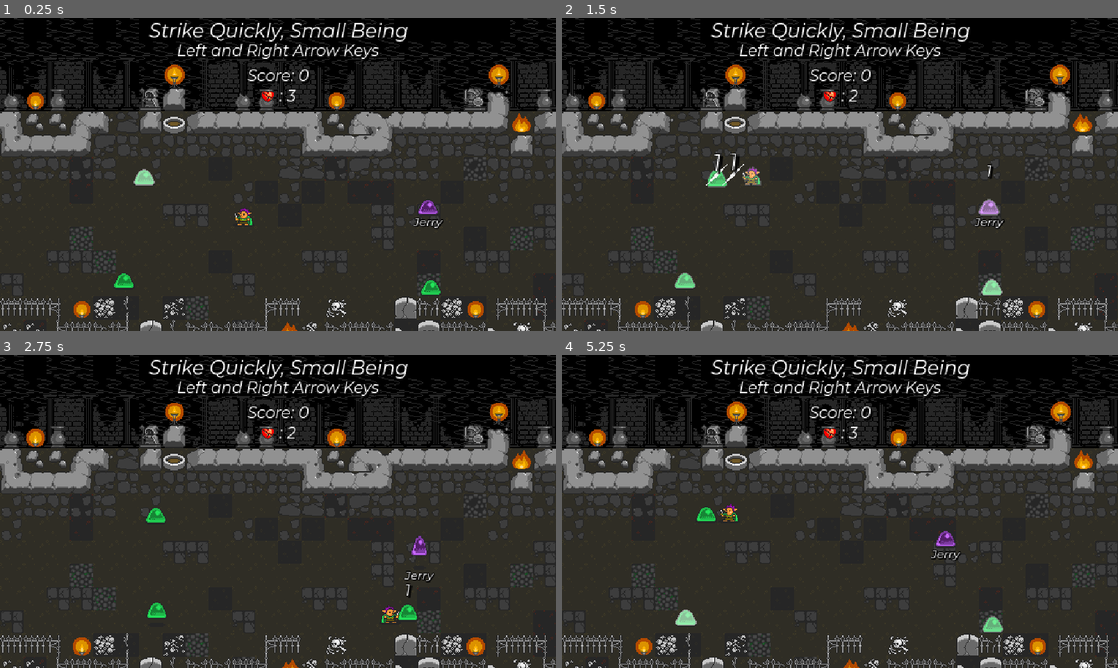
Above: before the commit, frames 1-4 (two rows, left to right).
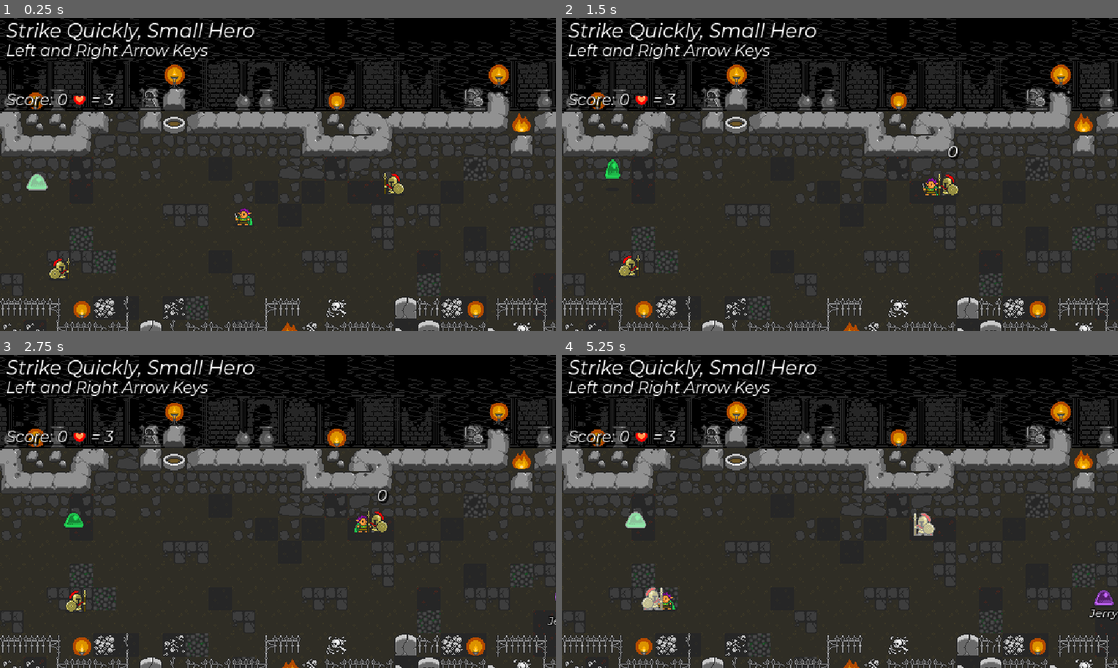
Above: after the commit, the same moments.

Repository: nuzcraft/beat-m-up
Game: Godot game, scene res://scenes/world/world.tscn
Two runs of this game, one before a commit and one after it. Both use one fixed random seed, a clock stepped at 60 frames per second and the inputs below.
Inputs:
- Up to frame 1 (0.25 s): no input
- Up to frame 2 (1.5 s): tap Enter at 0.5 s; hold Right (ui_right) 0.53-1.28 s; hold Left (ui_left) from 1.28 s (still down)
- Up to frame 3 (2.75 s): release Left (ui_left) at 2.03 s; hold Right (ui_right) from 2.03 s (still down)
- Up to frame 4 (5.25 s): release Right (ui_right) at 3.53 s; hold Left (ui_left) from 3.53 s (still down)

The runs differ from the first frame. In frame 1, 4.2% of the frame differs, in the area x 1-80%, y 1-89%; in frame 2, 13%, in the area x 0-100%, y 0-100%; in frame 3, 4.4%; in frame 4, 4.8%.

Commit message:
added shield knight

Diff:
--- a/project.godot
+++ b/project.godot
@@ -10,7 +10,7 @@
 
 [application]
 
-config/name="stike quickly, small being"
+config/name="stike quickly, small hero"
 run/main_scene="res://scenes/world/world.tscn"
 config/features=PackedStringArray("4.1", "GL Compatibility")
 config/icon="res://icon.svg"
--- a/scenes/actor/actor.gd
+++ b/scenes/actor/actor.gd
@@ -53,6 +53,7 @@
 		dead = true
 	animationPlayer.play("take_damage")
 	immuneTimer.start()
+	return amount
 
 func _on_animation_player_animation_finished(anim_name):
 	if anim_name == "jump" or anim_name == "take_damage":
--- a/scenes/actor/enemy/enemy.gd
+++ b/scenes/actor/enemy/enemy.gd
@@ -1,8 +1,11 @@
 extends Actor
 class_name Enemy
 
+signal died(pts)
+signal attack(actor, target)
+
+@export var target: Actor
 @export var points: int = 100
-signal died(pts)
 
 func die():
 	super()
--- /dev/null
+++ b/scenes/actor/enemy/shield_knight/shield_knight.gd
@@ -0,0 +1,88 @@
+extends Enemy
+class_name ShieldKnight
+
+@export var move_speed: int
+
+@onready var walkingTimer = $WalkingTimer
+@onready var preAttackTimer = $PreAttackTimer
+@onready var attackTimer = $AttackTimer
+
+var effect_scene = preload("res://scenes/effect/effect.tscn")
+
+enum {
+	WALKING,
+	PRE_ATTACK,
+	ATTACK
+}
+
+var state = WALKING
+
+func _ready():
+	super()
+
+func _process(delta):
+	super(delta)
+
+	set_flip_h(global_position.x < target.global_position.x)
+
+	match state:
+		WALKING: walking_state(delta)
+		PRE_ATTACK: pre_attack_state(delta)
+		ATTACK: attack_state(delta)
+
+func walking_state(delta):
+	var new_global_pos: Vector2 = global_position.move_toward(target.global_position, delta * move_speed)
+	var diff = new_global_pos - global_position
+	global_position = new_global_pos
+	if global_position.distance_to(target.global_position) < 15:
+		target.global_position += diff
+
+func pre_attack_state(delta):
+	# literally just here to take damage
+	pass
+
+func attack_state(delta):
+	var all_effects = get_tree().get_nodes_in_group("effect")
+	if all_effects.size() < 5:
+		var effect = effect_scene.instantiate()
+		add_child(effect)
+		randomize()
+		var x_pos = global_position.x
+		if get_flip_h():
+			x_pos += randf() * 24 + 12
+		else:
+			x_pos += -randf() * 24 - 12
+		var y_pos = -randf() * 24 + global_position.y
+		effect.global_position = Vector2(x_pos, y_pos)
+		effect.z_index = target.z_index + 1
+		effect.flip_h(get_flip_h())
+		effect.play("attack_3")
+
+	if global_position.distance_to(target.global_position) <= 24:
+		attack.emit(self, target)
+
+func take_damage(amount: int):
+	if state == PRE_ATTACK:
+		health -= amount
+		if health <= 0:
+			dead = true
+		animationPlayer.play("take_damage")
+		immuneTimer.start()
+		return amount
+	else:
+		return 0
+
+func _on_walking_timer_timeout():
+	preAttackTimer.start()
+	animationPlayer.play("pre_attack")
+	state = PRE_ATTACK
+
+func _on_pre_attack_timer_timeout():
+	attackTimer.start()
+	animationPlayer.stop()
+	animationPlayer.play("RESET")
+	state = ATTACK
+
+func _on_attack_timer_timeout():
+	walkingTimer.start()
+	state = WALKING
--- /dev/null
+++ b/scenes/actor/enemy/shield_knight/shield_knight.tscn
@@ -0,0 +1,233 @@
+[gd_scene load_steps=14 format=3 uid="uid://du3c4sggl587r"]
+
+[ext_resource type="PackedScene" uid="uid://dey3vrrqpebvc" path="res://scenes/actor/enemy/enemy.tscn" id="1_uep73"]
+[ext_resource type="Script" path="res://scenes/actor/enemy/shield_knight/shield_knight.gd" id="2_kmqjf"]
+[ext_resource type="Shader" path="res://scenes/actor/actor.gdshader" id="2_mkpqr"]
+[ext_resource type="Texture2D" uid="uid://gg61tcxp0wm4" path="res://assets/sprites/oryx_16bit_fantasy_creatures_trans.png" id="4_6gu5s"]
+
+[sub_resource type="ShaderMaterial" id="ShaderMaterial_sosec"]
+resource_local_to_scene = true
+shader = ExtResource("2_mkpqr")
+shader_parameter/whitening = 0.0
+
+[sub_resource type="AtlasTexture" id="AtlasTexture_rouve"]
+atlas = ExtResource("4_6gu5s")
+region = Rect2(360, 144, 24, 24)
+
+[sub_resource type="AtlasTexture" id="AtlasTexture_g3ame"]
+atlas = ExtResource("4_6gu5s")
+region = Rect2(360, 120, 24, 24)
+
+[sub_resource type="SpriteFrames" id="SpriteFrames_0jqvi"]
+animations = [{
+"frames": [{
+"duration": 1.0,
+"texture": SubResource("AtlasTexture_rouve")
+}],
+"loop": true,
+"name": &"attack",
+"speed": 5.0
+}, {
+"frames": [{
+"duration": 1.0,
+"texture": SubResource("AtlasTexture_g3ame")
+}, {
+"duration": 1.0,
+"texture": SubResource("AtlasTexture_rouve")
+}],
+"loop": true,
+"name": &"idle",
+"speed": 5.0
+}]
+
+[sub_resource type="Animation" id="Animation_447o8"]
+length = 0.001
+tracks/0/type = "value"
+tracks/0/imported = false
+tracks/0/enabled = true
+tracks/0/path = NodePath("CharacterSprite:material:shader_parameter/whitening")
+tracks/0/interp = 1
+tracks/0/loop_wrap = true
+tracks/0/keys = {
+"times": PackedFloat32Array(0),
+"transitions": PackedFloat32Array(1),
+"update": 0,
+"values": [0.0]
+}
+tracks/1/type = "value"
+tracks/1/imported = false
+tracks/1/enabled = true
+tracks/1/path = NodePath("CharacterSprite:position")
+tracks/1/interp = 1
+tracks/1/loop_wrap = true
+tracks/1/keys = {
+"times": PackedFloat32Array(0),
+"transitions": PackedFloat32Array(1),
+"update": 0,
+"values": [Vector2(0, -12)]
+}
+tracks/2/type = "value"
+tracks/2/imported = false
+tracks/2/enabled = true
+tracks/2/path = NodePath("ShadowSprite:animation")
+tracks/2/interp = 1
+tracks/2/loop_wrap = true
+tracks/2/keys = {
+"times": PackedFloat32Array(0),
+"transitions": PackedFloat32Array(1),
+"update": 1,
+"values": [&"idle"]
+}
+tracks/3/type = "value"
+tracks/3/imported = false
+tracks/3/enabled = true
+tracks/3/path = NodePath("ShadowSprite:frame")
+tracks/3/interp = 1
+tracks/3/loop_wrap = true
+tracks/3/keys = {
+"times": PackedFloat32Array(0),
+"transitions": PackedFloat32Array(1),
+"update": 1,
+"values": [0]
+}
+tracks/4/type = "value"
+tracks/4/imported = false
+tracks/4/enabled = true
+tracks/4/path = NodePath("CharacterSprite:scale")
+tracks/4/interp = 1
+tracks/4/loop_wrap = true
+tracks/4/keys = {
+"times": PackedFloat32Array(0),
+"transitions": PackedFloat32Array(1),
+"update": 0,
+"values": [Vector2(1, 1)]
+}
+tracks/5/type = "value"
+tracks/5/imported = false
+tracks/5/enabled = true
+tracks/5/path = NodePath("CharacterSprite:animation")
+tracks/5/interp = 1
+tracks/5/loop_wrap = true
+tracks/5/keys = {
+"times": PackedFloat32Array(0),
+"transitions": PackedFloat32Array(1),
+"update": 1,
+"values": [&"idle"]
+}
+
+[sub_resource type="Animation" id="Animation_fxbbj"]
+resource_name = "jump"
+length = 0.1
+step = 0.02
+tracks/0/type = "value"
+tracks/0/imported = false
+tracks/0/enabled = true
+tracks/0/path = NodePath("CharacterSprite:position")
+tracks/0/interp = 1
+tracks/0/loop_wrap = true
+tracks/0/keys = {
+"times": PackedFloat32Array(0, 0.04),
+"transitions": PackedFloat32Array(1, 1),
+"update": 0,
+"values": [Vector2(0, -12), Vector2(0, -18)]
+}
+tracks/1/type = "value"
+tracks/1/imported = false
+tracks/1/enabled = true
+tracks/1/path = NodePath("ShadowSprite:animation")
+tracks/1/interp = 1
+tracks/1/loop_wrap = true
+tracks/1/keys = {
+"times": PackedFloat32Array(0),
+"transitions": PackedFloat32Array(1),
+"update": 1,
+"values": [&"jump"]
+}
+tracks/2/type = "value"
+tracks/2/imported = false
+tracks/2/enabled = true
+tracks/2/path = NodePath("ShadowSprite:frame")
+tracks/2/interp = 1
+tracks/2/loop_wrap = true
+tracks/2/keys = {
+"times": PackedFloat32Array(0, 0.02, 0.04),
+"transitions": PackedFloat32Array(1, 1, 1),
+"update": 1,
+"values": [0, 1, 2]
+}
+
+[sub_resource type="Animation" id="Animation_wgs6i"]
+resource_name = "take_damage"
+length = 0.5
+step = 0.125
+tracks/0/type = "value"
+tracks/0/imported = false
+tracks/0/enabled = true
+tracks/0/path = NodePath("CharacterSprite:material:shader_parameter/whitening")
+tracks/0/interp = 1
+tracks/0/loop_wrap = true
+tracks/0/keys = {
+"times": PackedFloat32Array(0, 0.125, 0.25, 0.375),
+"transitions": PackedFloat32Array(-2, -2, -2, -2),
+"update": 0,
+"values": [0.5, 0.0, 0.5, 0.0]
+}
+
+[sub_resource type="Animation" id="Animation_t8ghi"]
+resource_name = "pre_attack"
+length = 0.5
+loop_mode = 1
+step = 0.125
+tracks/0/type = "value"
+tracks/0/imported = false
+tracks/0/enabled = true
+tracks/0/path = NodePath("CharacterSprite:material:shader_parameter/whitening")
+tracks/0/interp = 1
+tracks/0/loop_wrap = true
+tracks/0/keys = {
+"times": PackedFloat32Array(0, 0.125, 0.25, 0.375),
+"transitions": PackedFloat32Array(-2, -2, -2, -2),
+"update": 0,
+"values": [0.5, 0.0, 0.5, 0.0]
+}
+
+[sub_resource type="AnimationLibrary" id="AnimationLibrary_n7gkm"]
+_data = {
+"RESET": SubResource("Animation_447o8"),
+"jump": SubResource("Animation_fxbbj"),
+"pre_attack": SubResource("Animation_t8ghi"),
+"take_damage": SubResource("Animation_wgs6i")
+}
+
+[node name="ShieldKnight" instance=ExtResource("1_uep73")]
+script = ExtResource("2_kmqjf")
+move_speed = 7
+points = 300
+health = 7
+base_damage = 2
+
+[node name="CharacterSprite" parent="." index="1"]
+material = SubResource("ShaderMaterial_sosec")
+sprite_frames = SubResource("SpriteFrames_0jqvi")
+
+[node name="AnimationPlayer" parent="." index="2"]
+libraries = {
+"": SubResource("AnimationLibrary_n7gkm")
+}
+
+[node name="WalkingTimer" type="Timer" parent="." index="5"]
+wait_time = 5.0
+one_shot = true
+autostart = true
+
+[node name="PreAttackTimer" type="Timer" parent="." index="6"]
+wait_time = 3.0
+one_shot = true
+
+[node name="AttackTimer" type="Timer" parent="." index="7"]
+wait_time = 0.5
+one_shot = true
+
+[connection signal="timeout" from="WalkingTimer" to="." method="_on_walking_timer_timeout"]
+[connection signal="timeout" from="PreAttackTimer" to="." method="_on_pre_attack_timer_timeout"]
+[connection signal="timeout" from="AttackTimer" to="." method="_on_attack_timer_timeout"]
--- a/scenes/actor/enemy/slime/jerry/jerry.tscn
+++ b/scenes/actor/enemy/slime/jerry/jerry.tscn
@@ -64,6 +64,7 @@
 
 [node name="Jerry" instance=ExtResource("1_foeo6")]
 script = ExtResource("2_uid7i")
+speed = 50
 points = 200
 health = 3
 
--- a/scenes/actor/enemy/slime/slime.gd
+++ b/scenes/actor/enemy/slime/slime.gd
@@ -1,15 +1,13 @@
 extends Enemy
 class_name Slime
-
-signal attack(actor, target)
 
 @onready var windUpTimer: Timer = $WindUpTimer
 @onready var jumpTimer: Timer = $JumpTimer
 
-@export var target: Actor
-@export var speed: int = 1
+@export var speed: int = 50
 
 func _ready():
+	super()
 	randomize()
 	jumpTimer.stop()
 	jumpTimer.wait_time = randf_range(0, jumpTimer.wait_time)
@@ -18,7 +16,7 @@
 func _process(delta):
 	super(delta)
 	if animationPlayer.is_playing() && animationPlayer.assigned_animation == "slime_jump":
-		global_position = global_position.move_toward(target.global_position, speed)
+		global_position = global_position.move_toward(target.global_position, speed * delta)
 
 	if global_position.distance_to(target.global_position) < 20:
 		attack.emit(self, target)
--- a/scenes/actor/enemy/slime/slime.tscn
+++ b/scenes/actor/enemy/slime/slime.tscn
@@ -326,7 +326,7 @@
 
 [node name="Slime" instance=ExtResource("1_qt3ec")]
 script = ExtResource("2_4alqi")
-speed = 1
+speed = 50
 
 [node name="CharacterSprite" parent="." index="1"]
 material = SubResource("ShaderMaterial_knwp0")
--- a/scenes/effect/effect.tscn
+++ b/scenes/effect/effect.tscn
@@ -72,7 +72,7 @@
 z_index = 15
 script = ExtResource("1_tfnch")
 
-[node name="EffectSprite" type="AnimatedSprite2D" parent="."]
+[node name="EffectSprite" type="AnimatedSprite2D" parent="." groups=["effect"]]
 sprite_frames = SubResource("SpriteFrames_fa5mm")
 animation = &"attack_3"
 frame = 1
--- a/scenes/world/world.gd
+++ b/scenes/world/world.gd
@@ -2,7 +2,7 @@
 
 @onready var hero: Hero = $Hero
 @onready var shakeCamera: Camera2D = $ShakeCamera
-@onready var healthLabel: Label = $HUD/HUDControls/HealthContainer/HealthLabel
+@onready var healthLabel: Label = $HUD/HUDControls/ScoreContainer/HealthLabel
 
 var effect_scene = preload("res://scenes/effect/effect.tscn")
 var floating_number_scene = preload("res://scenes/floating_number/floating_number.tscn")
@@ -52,7 +52,7 @@
 		var difference: Vector2 = target.global_position - hero.global_position
 		var normalized: Vector2 = Vector2(difference.x, 0).normalized()
 		var new_position: Vector2 = Vector2(target.global_position.x + (24 * -normalized.x), target.global_position.y)
-		if target.global_position.x <= 480 and target.global_position.x >= 96:
+		if target.global_position.x <= 504 and target.global_position.x >= 72:
 			if hero.global_position.distance_to(target.global_position) > 24:
 				var move_hero_tween = get_tree().create_tween()
 				move_hero_tween.set_ease(Tween.EASE_IN_OUT)
@@ -65,9 +65,12 @@
 func attack(actor, target):
 	var attack_info = actor.get_attack(target)
 	if not target.immune:
-		target.take_damage(attack_info["damage"])
+		var taken_damage = target.take_damage(attack_info["damage"])
+		var ttl_cmbo_dmg = attack_info["total_combo_damage"]
+		if taken_damage == 0:
+			ttl_cmbo_dmg = 0
 		var floating_number = floating_number_scene.instantiate()
-		floating_number.set_number(attack_info["total_combo_damage"])
+		floating_number.set_number(ttl_cmbo_dmg)
 		for num in get_tree().get_nodes_in_group("floating_number"):
 			if num.target == target:
 				num.queue_free()
@@ -81,7 +84,10 @@
 		effect.z_index = target.z_index + 1
 		effect.flip_h(actor.get_flip_h())
 		effect.play(attack_info["anim"])
-		shakeCamera.add_shake(attack_info["shake_amount"])
+		var shk_amt = attack_info["shake_amount"]
+		if taken_damage == 0:
+			shk_amt = 0.1
+		shakeCamera.add_shake(shk_amt)
 		var dir = actor.global_position.direction_to(target.global_position)
 		if target is Hero:
 			target.knock_back(dir, 50)
--- a/scenes/world/world.tscn
+++ b/scenes/world/world.tscn
@@ -1,15 +1,16 @@
-[gd_scene load_steps=17 format=3 uid="uid://cgjdmis0x5c2"]
+[gd_scene load_steps=20 format=3 uid="uid://cgjdmis0x5c2"]
 
 [ext_resource type="PackedScene" uid="uid://c542urqo3hlwn" path="res://scenes/actor/hero/hero.tscn" id="1_4tnvd"]
 [ext_resource type="Script" path="res://scenes/world/world.gd" id="1_bmblk"]
 [ext_resource type="Texture2D" uid="uid://cbegbt4njsigu" path="res://assets/sprites/oryx_16bit_fantasy_world.png" id="2_8apsn"]
 [ext_resource type="PackedScene" uid="uid://b2qv7j6fcq01e" path="res://scenes/shake_camera/shake_camera.tscn" id="2_h8emb"]
 [ext_resource type="Theme" uid="uid://dk3wsf2uf1qpg" path="res://scenes/theme.tres" id="2_ibruk"]
-[ext_resource type="Texture2D" uid="uid://cqsesvprm07d8" path="res://assets/sprites/oryx_16bit_fantasy_items_88.png" id="3_amqnp"]
 [ext_resource type="Texture2D" uid="uid://dm176fimafag7" path="res://assets/sprites/oryx_16bit_fantasy_world_trans.png" id="3_l7og5"]
+[ext_resource type="Texture2D" uid="uid://yisfcrshd4g5" path="res://assets/sprites/oryx_16bit_fantasy_items_85.png" id="3_or6vx"]
 [ext_resource type="Texture2D" uid="uid://bnnekjql5u1aa" path="res://assets/sprites/oryx_16bit_background_trans.png" id="4_rf1xq"]
 [ext_resource type="PackedScene" uid="uid://bc167ondlqvv3" path="res://scenes/actor/enemy/slime/jerry/jerry.tscn" id="8_g7gia"]
 [ext_resource type="PackedScene" uid="uid://brd0kac4jp2vl" path="res://scenes/actor/enemy/slime/slime.tscn" id="8_jdslj"]
+[ext_resource type="PackedScene" uid="uid://du3c4sggl587r" path="res://scenes/actor/enemy/shield_knight/shield_knight.tscn" id="11_hgbip"]
 
 [sub_resource type="LabelSettings" id="LabelSettings_7y0te"]
 font_size = 20
@@ -27,6 +28,20 @@
 shadow_offset = Vector2(2, 2)
 
 [sub_resource type="LabelSettings" id="LabelSettings_g77hg"]
+outline_size = 2
+outline_color = Color(0, 0, 0, 1)
+shadow_size = 2
+shadow_color = Color(0, 0, 0, 1)
+shadow_offset = Vector2(2, 2)
+
+[sub_resource type="LabelSettings" id="LabelSettings_302dj"]
+outline_size = 2
+outline_color = Color(0, 0, 0, 1)
+shadow_size = 2
+shadow_color = Color(0, 0, 0, 1)
+shadow_offset = Vector2(2, 2)
+
+[sub_resource type="LabelSettings" id="LabelSettings_wi2v1"]
 outline_size = 2
 outline_color = Color(0, 0, 0, 1)
 shadow_size = 2
@@ -4169,19 +4184,17 @@
 [node name="TitleContainer" type="HBoxContainer" parent="HUD/HUDControls"]
 layout_mode = 1
 anchors_preset = -1
-anchor_left = 0.5
-anchor_right = 0.5
-offset_left = -41.928
+anchor_left = 0.01
+anchor_right = 0.01
 offset_right = 42.072
 offset_bottom = 40.0
-grow_horizontal = 2
 alignment = 1
 
 [node name="Title" type="Label" parent="HUD/HUDControls/TitleContainer"]
 layout_mode = 2
 size_flags_horizontal = 0
 size_flags_vertical = 0
-text = "Strike Quickly, Small Being
+text = "Strike Quickly, Small Hero
 "
 label_settings = SubResource("LabelSettings_7y0te")
 vertical_alignment = 1
@@ -4189,15 +4202,12 @@
 [node name="ControlsContainer" type="HBoxContainer" parent="HUD/HUDControls"]
 layout_mode = 1
 anchors_preset = -1
-anchor_left = 0.5
+anchor_left = 0.01
 anchor_top = 0.07
-anchor_right = 0.5
+anchor_right = 0.01
 anchor_bottom = 0.07
-offset_left = -41.928
 offset_right = 42.072
 offset_bottom = 40.0
-grow_horizontal = 2
-alignment = 1
 
 [node name="Controls" type="Label" parent="HUD/HUDControls/ControlsContainer"]
 layout_mode = 2
@@ -4211,19 +4221,16 @@
 [node name="ScoreContainer" type="HBoxContainer" parent="HUD/HUDControls"]
 layout_mode = 1
 anchors_preset = -1
-anchor_left = 0.5
-anchor_top = 0.15
-anchor_right = 0.5
-anchor_bottom = 0.15
+anchor_left = 0.01
+anchor_top = 0.2
+anchor_right = 0.01
+anchor_bottom = 0.2
 offset_right = 0.143982
 offset_bottom = 40.0
-grow_horizontal = 2
 alignment = 1
 
 [node name="ScoreTextLabel" type="Label" parent="HUD/HUDControls/ScoreContainer"]
 layout_mode = 2
-size_flags_horizontal = 0
-size_flags_vertical = 0
 text = "Score:
 "
 label_settings = SubResource("LabelSettings_g77hg")
@@ -4231,49 +4238,37 @@
 
 [node name="ScoreNumberLabel" type="Label" parent="HUD/HUDControls/ScoreContainer"]
 layout_mode = 2
-size_flags_horizontal = 0
-size_flags_vertical = 0
 text = "200
 "
 label_settings = SubResource("LabelSettings_g77hg")
 vertical_alignment = 1
 
-[node name="HealthContainer" type="HBoxContainer" parent="HUD/HUDControls"]
-layout_mode = 1
-anchors_preset = -1
-anchor_left = 0.5
-anchor_top = 0.2
-anchor_right = 0.5
-anchor_bottom = 0.2
-offset_right = 0.143982
-offset_bottom = 32.224
-grow_horizontal = 2
-alignment = 1
-
-[node name="TextureRect" type="TextureRect" parent="HUD/HUDControls/HealthContainer"]
+[node name="TextureRect" type="TextureRect" parent="HUD/HUDControls/ScoreContainer"]
 layout_mode = 2
 size_flags_horizontal = 4
-texture = ExtResource("3_amqnp")
+texture = ExtResource("3_or6vx")
 stretch_mode = 3
 
-[node name="EqualsLabel" type="Label" parent="HUD/HUDControls/HealthContainer"]
+[node name="EqualsLabel" type="Label" parent="HUD/HUDControls/ScoreContainer"]
 layout_mode = 2
-text = ":"
+text = "="
+label_settings = SubResource("LabelSettings_302dj")
 
-[node name="HealthLabel" type="Label" parent="HUD/HUDControls/HealthContainer"]
+[node name="HealthLabel" type="Label" parent="HUD/HUDControls/ScoreContainer"]
 layout_mode = 2
 text = "3"
+label_settings = SubResource("LabelSettings_wi2v1")
 vertical_alignment = 1
 
 [node name="BoundingBox" type="Node2D" parent="HUD"]
 visible = false
 
 [node name="Line2D" type="Line2D" parent="HUD/BoundingBox"]
-points = PackedVector2Array(96, 0, 96, 324)
+points = PackedVector2Array(72, 0, 72, 324)
 width = 2.0
 
 [node name="Line2D2" type="Line2D" parent="HUD/BoundingBox"]
-points = PackedVector2Array(480, 0, 480, 324)
+points = PackedVector2Array(504, 0, 504, 324)
 width = 2.0
 
 [node name="Line2D3" type="Line2D" parent="HUD/BoundingBox"]
@@ -4327,18 +4322,18 @@
 [node name="Hero" parent="." instance=ExtResource("1_4tnvd")]
 position = Vector2(252, 215)
 
-[node name="Slime" parent="." node_paths=PackedStringArray("target") instance=ExtResource("8_jdslj")]
-position = Vector2(149, 173)
+[node name="Jerry" parent="." node_paths=PackedStringArray("target") instance=ExtResource("8_g7gia")]
+position = Vector2(597, 274)
 target = NodePath("../Hero")
 
-[node name="Slime2" parent="." node_paths=PackedStringArray("target") instance=ExtResource("8_jdslj")]
-position = Vector2(128, 280)
+[node name="ShieldKnight" parent="." node_paths=PackedStringArray("target") instance=ExtResource("11_hgbip")]
+position = Vector2(59, 271)
 target = NodePath("../Hero")
 
-[node name="Slime3" parent="." node_paths=PackedStringArray("target") instance=ExtResource("8_jdslj")]
-position = Vector2(446, 287)
+[node name="Slime" parent="." node_paths=PackedStringArray("target") instance=ExtResource("8_jdslj")]
+position = Vector2(38, 178)
 target = NodePath("../Hero")
 
-[node name="Jerry" parent="." node_paths=PackedStringArray("target") instance=ExtResource("8_g7gia")]
-position = Vector2(443, 204)
+[node name="ShieldKnight2" parent="." node_paths=PackedStringArray("target") instance=ExtResource("11_hgbip")]
+position = Vector2(410, 183)
 target = NodePath("../Hero")
Binary file added: assets/sprites/oryx_16bit_fantasy_items_85.png
Binary file added: development/014_just_shield_knight.gif
Binary file added: development/014_shield_knight_demo.gif
Not shown, changed: DEVNOTES.md
